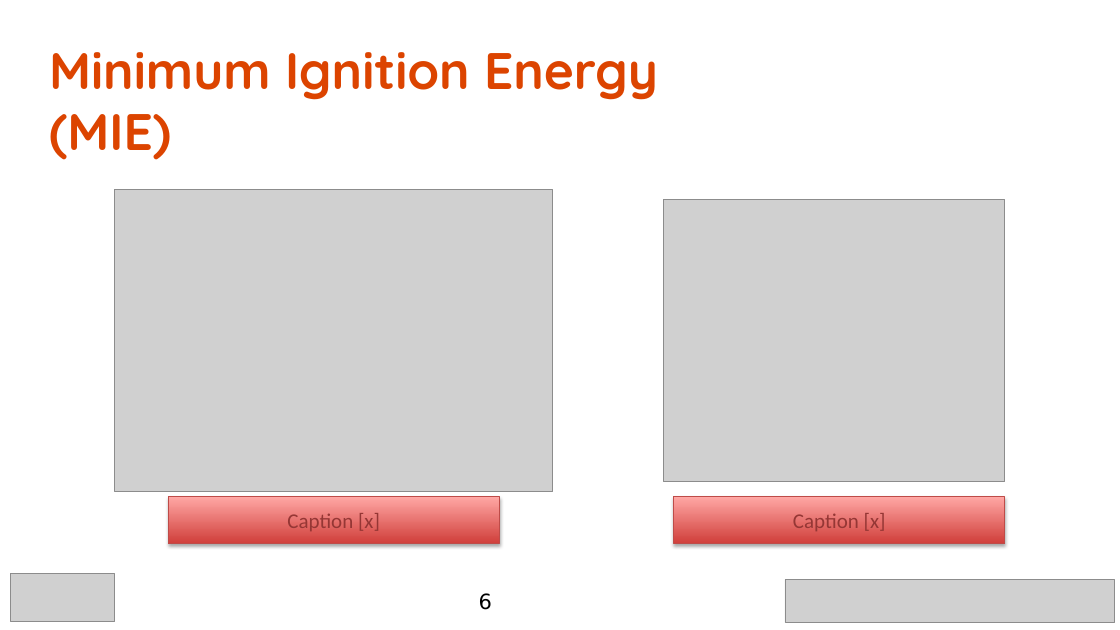
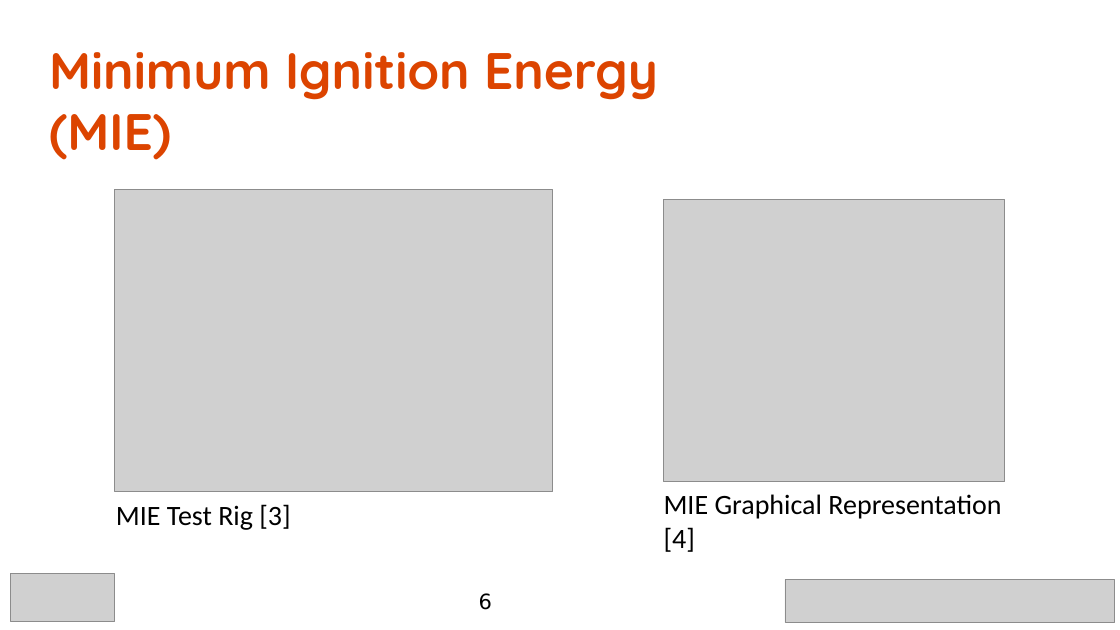
Before and after one commit to caplanda/Spark-Kernels-SciTech-Presentation, a slide deck: slide 6 of Spark Kernels v2.pptx. Drawn at 1120x630 pixels with LibreOffice and Linux fonts; fonts in the diff are those of the drawing; grey boxes stand for pictures; background and template pictures are left out. Boxes give left, top, right and bottom in pixels: in the first picture for what was removed or moved away, otherwise in the second. Text is boxed around its words. In the diff, an @@ line names an element or a change of style, - is before the commit and + after.

```diff
--- a/Spark Kernels v2.pptx
+++ b/Spark Kernels v2.pptx
@@ text added at (116, 504, 290, 530), 24 pt, text #000000 @@
+MIE Test Rig [3]
@@ rectangle removed at (168, 497, 499, 544) @@
-Caption [x]
@@ text added at (664, 494, 1001, 552), 24 pt, text #000000 @@
+MIE Graphical Representation [4]
@@ rectangle removed at (674, 497, 1005, 544) @@
-Caption [x]
```
Also in this commit, not shown: 7 other slides changed, 19 slides added, 1 slide removed, 2 other files.
